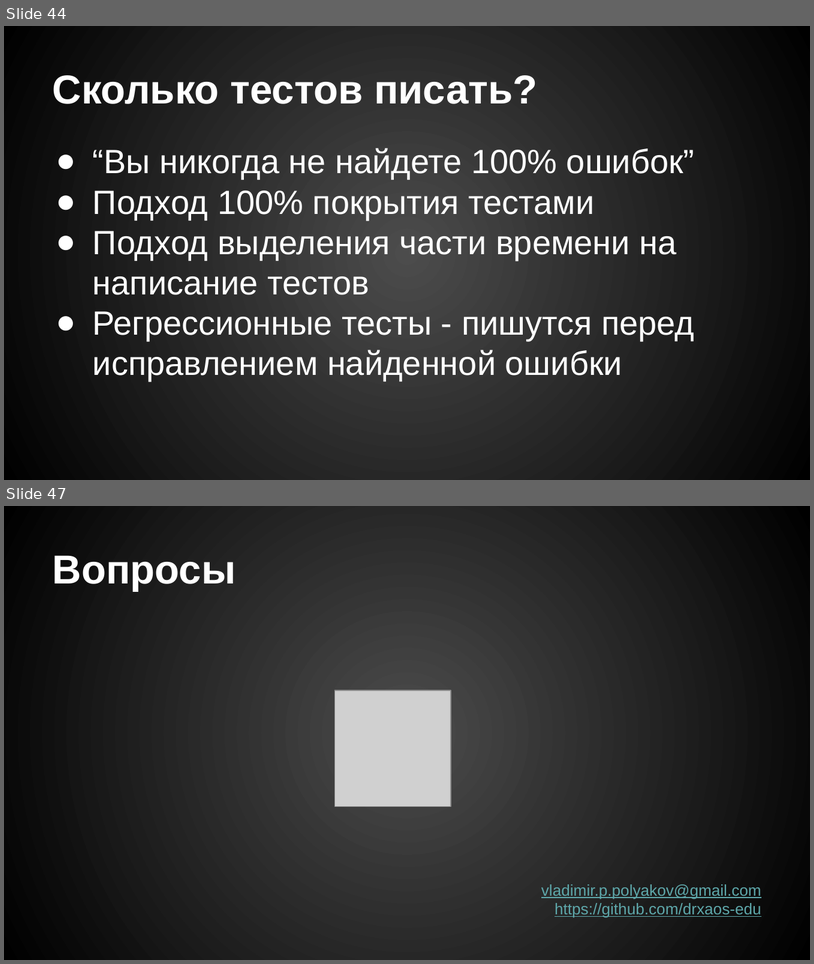
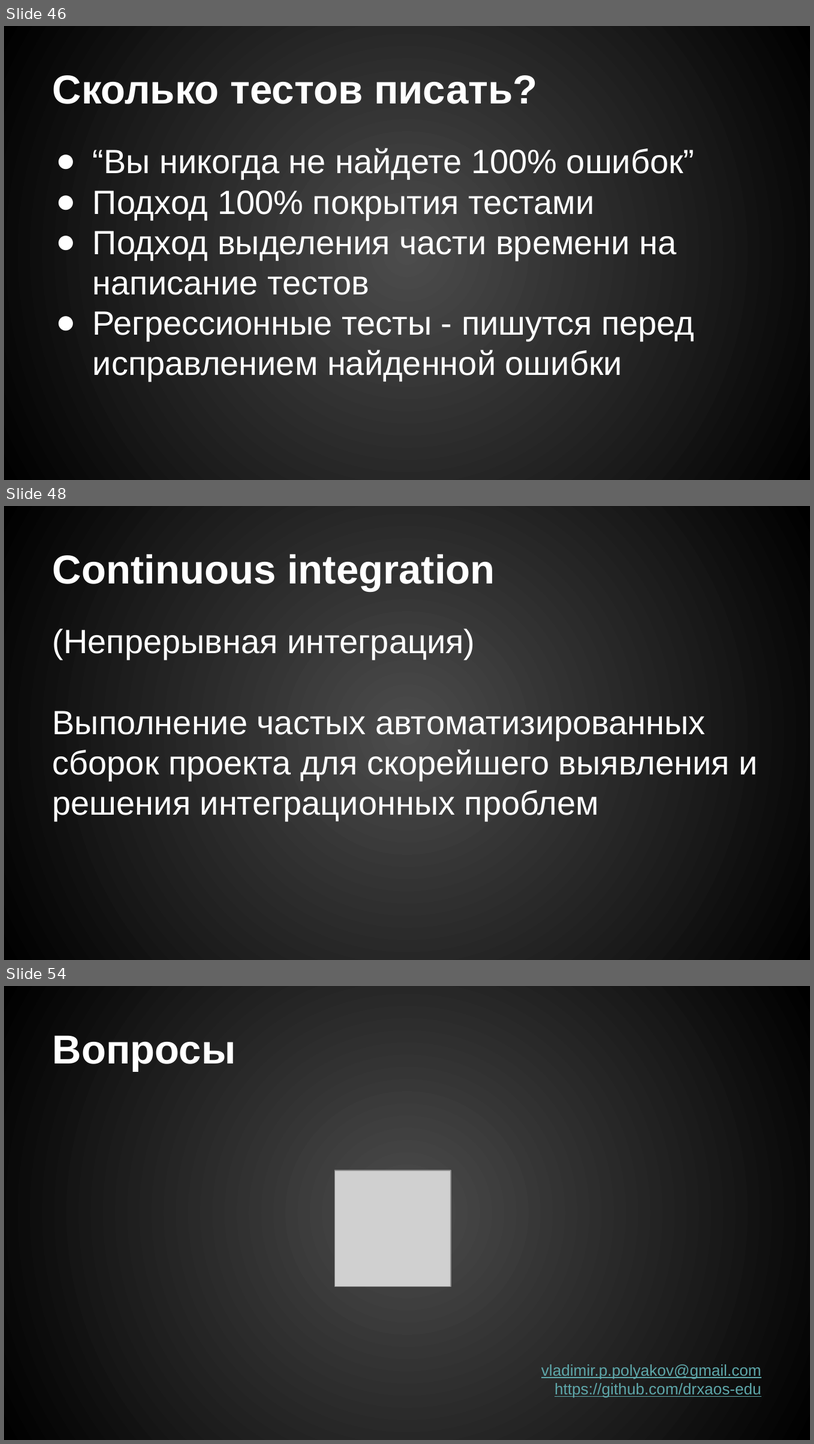
Before and after one commit to drxaos-edu/lecture-unit-testing, a slide deck: Модульное тестирование.pptx. Shown one above the other, each under a label of ours: slides 44 and 47 before the commit, slides 46, 48 and 54 after it; the slides between them are not shown. The pictures are 814x964 and 814x1444 pixels, drawn with LibreOffice and Linux fonts; fonts in the diff are those of the drawing; grey boxes stand for pictures. Boxes give left, top, right and bottom in pixels: in the first picture for what was removed or moved away, otherwise in the second. Text is boxed around its words. In the diff, an @@ line names an element or a change of style, - is before the commit and + after.

```diff
--- a/Модульное тестирование.pptx
+++ b/Модульное тестирование.pptx
@@ slide 48 added at [4, 506, 810, 960], background gradient #4C4C4C to #000000 @@
@@ title added at [53, 554, 495, 591], 36 pt, text #FFFFFF, bold @@
+Continuous integration
@@ text added at [53, 628, 758, 820], 30 pt, text #FFFFFF @@
+(Непрерывная интеграция)
+Выполнение частых автоматизированных сборок проекта для скорейшего выявления и решения интеграционных проблем
@@ what was slide 44 is now slide 46 @@
@@ what was slide 47 is now slide 54 @@
```
Also in this commit, not shown: 2 slides changed, 6 other slides added, 1 other file.
